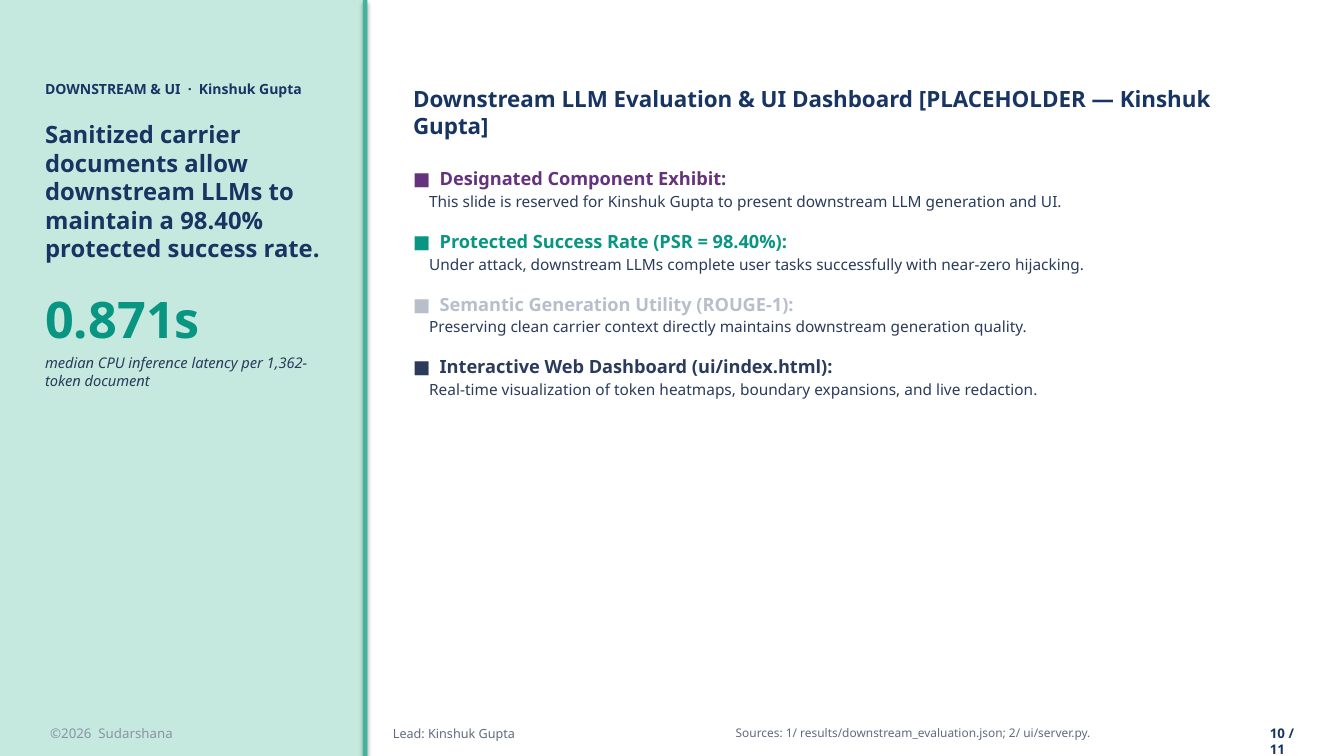
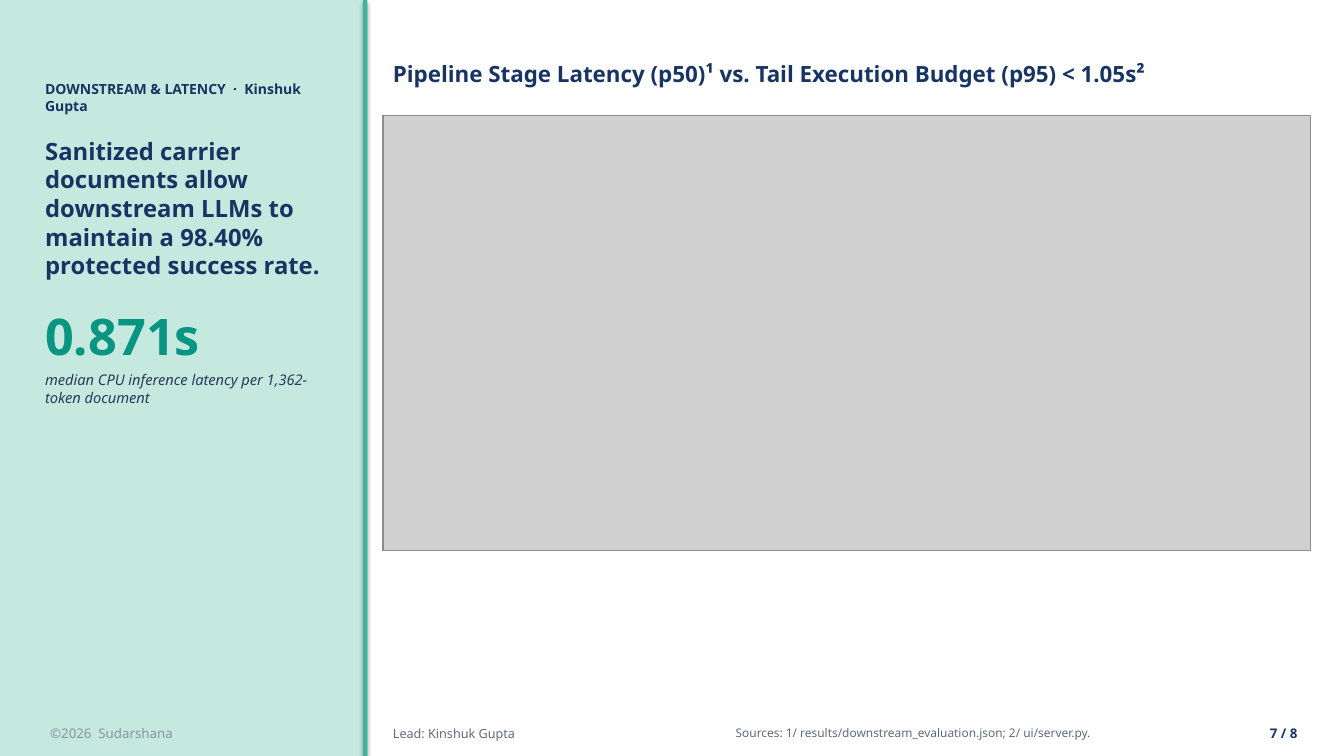
Before and after one commit to HarK-github/Sudarshana, a slide deck: slide 7 of reports/Sudarshana_a16z_Presentation.pptx (slide 10 before the commit). Drawn at 1344x756 pixels with LibreOffice and Linux fonts; fonts in the diff are those of the drawing; grey boxes stand for pictures. Boxes give left, top, right and bottom in pixels: in the first picture for what was removed or moved away, otherwise in the second. Text is boxed around its words. In the diff, an @@ line names an element or a change of style, - is before the commit and + after.

Commit message:
feat(slides): brief 8-slide all-authors presentation with dedicated charts and zero lingering text

```diff
--- a/reports/Sudarshana_a16z_Presentation.pptx
+++ b/reports/Sudarshana_a16z_Presentation.pptx
@@ text at [45, 83, 301, 115]: text changed @@
-DOWNSTREAM & UI · Kinshuk Gupta
+DOWNSTREAM & LATENCY · Kinshuk Gupta
@@ text added at [393, 63, 1145, 88], 16 pt, text #173462, bold @@
+Pipeline Stage Latency (p50)¹ vs. Tail Execution Budget (p95) < 1.05s²
@@ picture added at [383, 116, 1311, 551] @@
@@ text removed at [413, 90, 1211, 399] @@
-Downstream LLM Evaluation & UI Dashboard [PLACEHOLDER — Kinshuk Gupta]
-■ Designated Component Exhibit:
-This slide is reserved for Kinshuk Gupta to present downstream LLM generation and UI.
-■ Protected Success Rate (PSR = 98.40%):
-Under attack, downstream LLMs complete user tasks successfully with near-zero hijacking.
-■ Semantic Generation Utility (ROUGE-1):
-Preserving clean carrier context directly maintains downstream generation quality.
-■ Interactive Web Dashboard (ui/index.html):
-Real-time visualization of token heatmaps, boundary expansions, and live redaction.
@@ text at [1270, 728, 1298, 738]: text changed @@
-10 / 11
+7 / 8
```
Also in this commit, not shown: 7 other slides changed, 3 slides removed, 6 other files.
